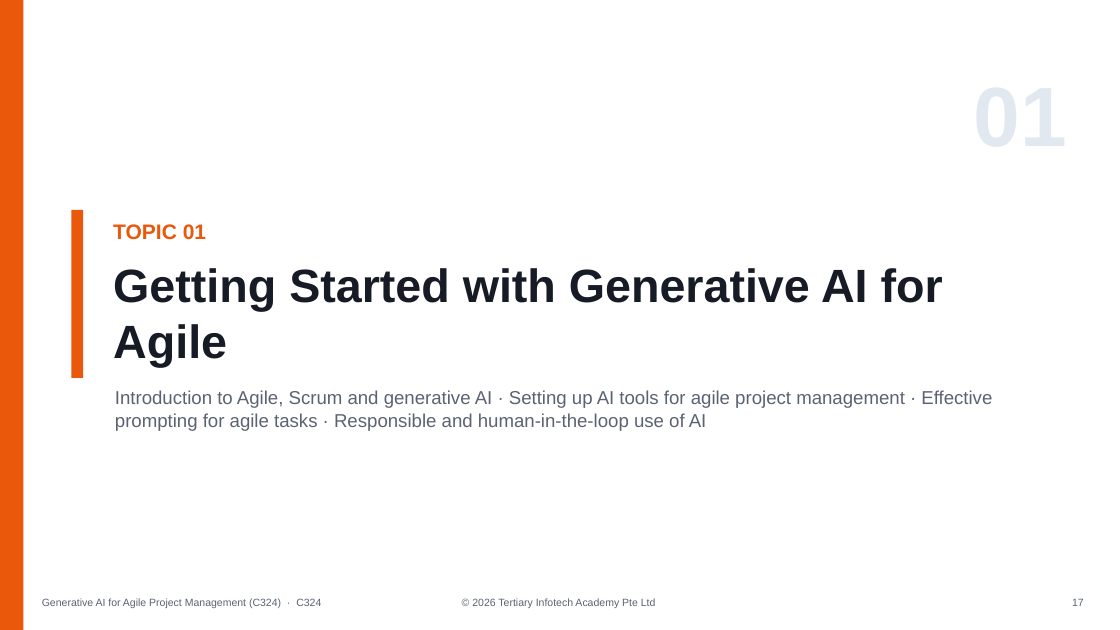
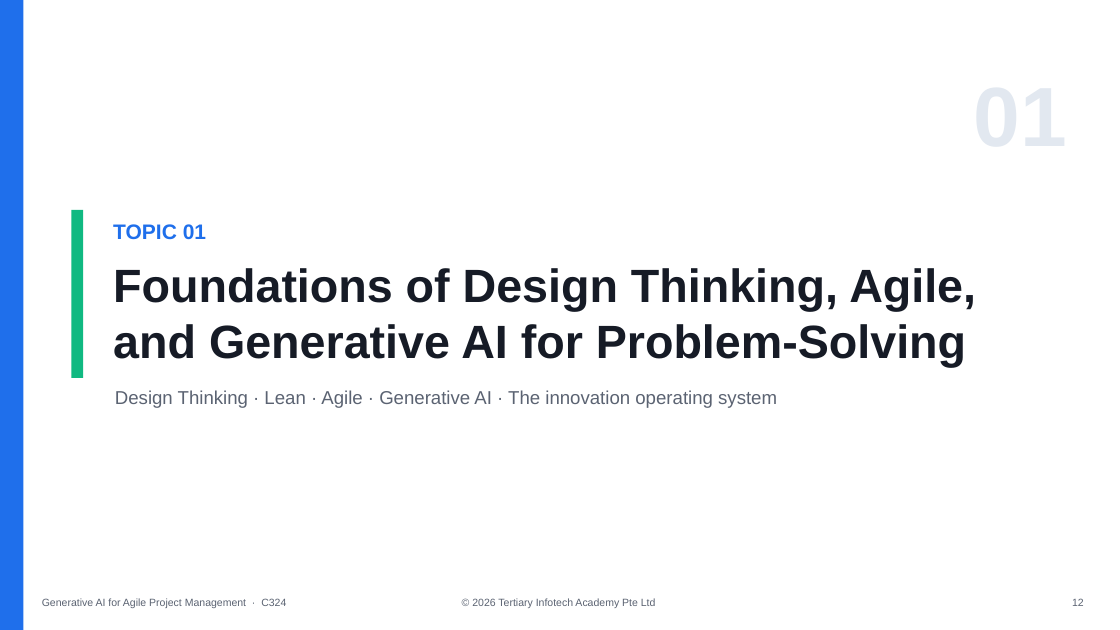
Before and after one commit to tertiarycourses/C324-Generative-AI-for-Agile-Project-Management, a slide deck: slide 12 of courseware/Generative AI for Agile Project Management (C324)-v1.0.pptx (slide 18 before the commit). Drawn at 1120x630 pixels with LibreOffice and Linux fonts; fonts in the diff are those of the drawing. Boxes give left, top, right and bottom in pixels: in the first picture for what was removed or moved away, otherwise in the second. Text is boxed around its words. In the diff, an @@ line names an element or a change of style, - is before the commit and + after.

```diff
--- a/courseware/Generative AI for Agile Project Management (C324)-v1.0.pptx
+++ b/courseware/Generative AI for Agile Project Management (C324)-v1.0.pptx
@@ rectangle at [0,0,24,630]: fill #EA580C to #1F6FEB @@
@@ rectangle at [71,210,83,378]: fill #EA580C to #10B981 @@
@@ text "TOPIC 01" at [113,224,206,240]: text colour #EA580C to #1F6FEB @@
@@ text at [113,268,976,368]: text changed @@
-Getting Started with Generative AI for Agile
+Foundations of Design Thinking, Agile, and Generative AI for Problem-Solving
@@ text at [115,390,777,408]: text changed @@
-Introduction to Agile, Scrum and generative AI · Setting up AI tools for agile project management · Effective prompting for agile tasks · Responsible and human-in-the-loop use of AI
+Design Thinking · Lean · Agile · Generative AI · The innovation operating system
@@ text at [42,598,286,608]: text changed @@
-Generative AI for Agile Project Management (C324) · C324
+Generative AI for Agile Project Management · C324
@@ text at [1072,598,1084,606]: text changed @@
-17
+12
```
Also in this commit, not shown: 19 other slides changed, 102 slides added, 130 slides removed, 51 other files.
